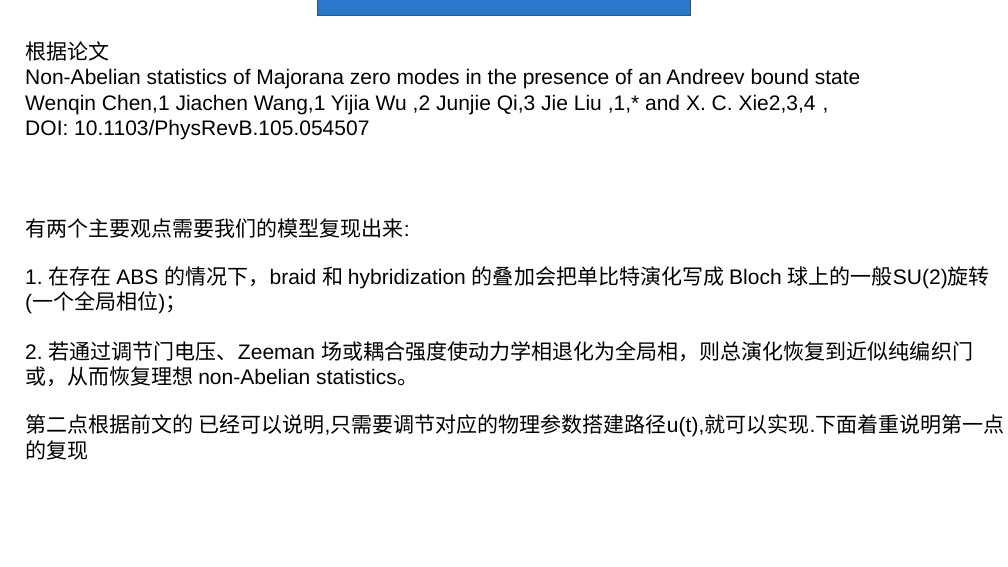
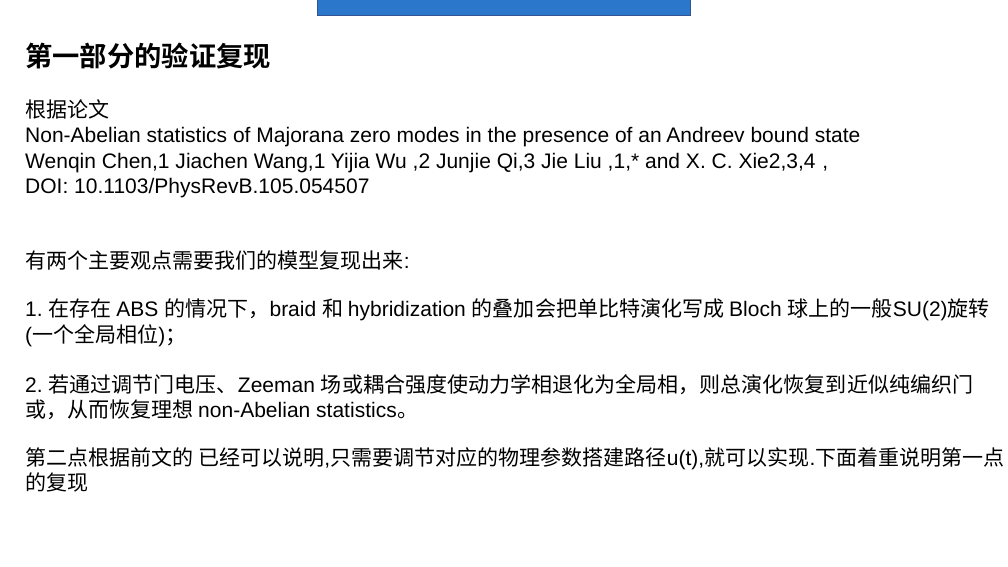
Before and after one commit to Asice-Cloud/quantummmm, a slide deck: slide 33 of y2.pptx (slide 22 before the commit). Drawn at 1008x567 pixels with LibreOffice and Linux fonts; fonts in the diff are those of the drawing. Boxes give left, top, right and bottom in pixels: in the first picture for what was removed or moved away, otherwise in the second. Text is boxed around its words. In the diff, an @@ line names an element or a change of style, - is before the commit and + after.

```diff
--- a/y2.pptx
+++ b/y2.pptx
@@ text at bbox=[25, 42, 271, 69]: paragraph added @@
+第一部分的验证复现
```
Also in this commit, not shown: 7 other slides changed, 7 slides added, 1 slide removed, 49 other files.
